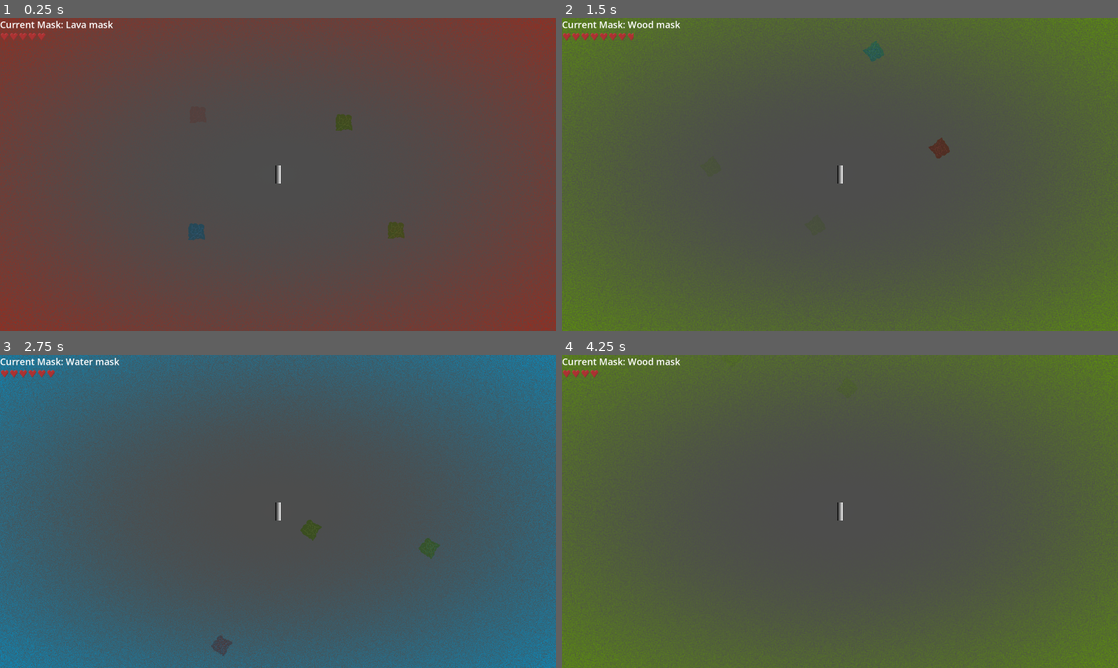
Above: before the commit, frames 1-4 (two rows, left to right).
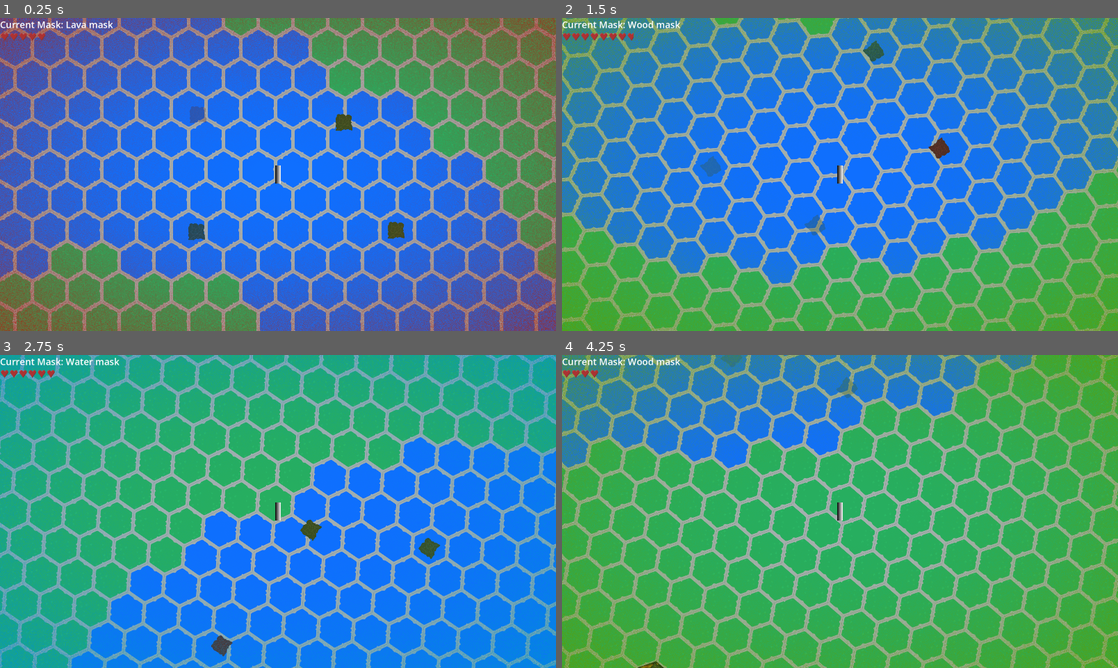
Above: after the commit, the same moments.

Repository: ccoors/mask
Game: Godot game, scene res://scenes/main_scene.tscn
Two runs of this game, one before a commit and one after it. Both use one fixed random seed, a clock stepped at 60 frames per second and the inputs below.
Inputs:
- Up to frame 1 (0.25 s): no input
- Up to frame 2 (1.5 s): hold Right (right) 0.53-1.28 s; tap 1 (mask_1) at 0.6 s; hold Down (down) from 1.28 s (still down); tap 2 (mask_2) at 1.35 s
- Up to frame 3 (2.75 s): release Down (down) at 2.03 s; hold Right (right) from 2.03 s (still down); tap 3 (mask_3) at 2.1 s
- Up to frame 4 (4.25 s): release Right (right) at 2.78 s; hold Up (up) 2.78-3.53 s; tap 1 (mask_1) at 2.85 s; hold Left (left) from 3.53 s (still down); tap 2 (mask_2) at 3.6 s

The runs differ from the first frame. In frame 1, 99% of the frame differs, in the area x 0-100%, y 0-100%; in frame 2, 99%; in frame 3, 99%; in frame 4, 100%.

Commit message:
add tiles to level scene

Diff:
--- a/scenes/level.tscn
+++ b/scenes/level.tscn
@@ -1,8 +1,11 @@
 [gd_scene format=3 uid="uid://coeqlhbyqq13y"]
 
 [ext_resource type="PackedScene" uid="uid://dagc7aeddyrf4" path="res://scenes/stein.tscn" id="1_2q6dc"]
+[ext_resource type="PackedScene" uid="uid://bu2asn3rttoff" path="res://scenes/tiles.tscn" id="1_w7c3h"]
 
 [node name="level" type="Node2D" unique_id=77777411]
+
+[node name="tiles" parent="." unique_id=1513846017 instance=ExtResource("1_w7c3h")]
 
 [node name="Sprite2D" parent="." unique_id=281077795 instance=ExtResource("1_2q6dc")]
 position = Vector2(408, 193)
